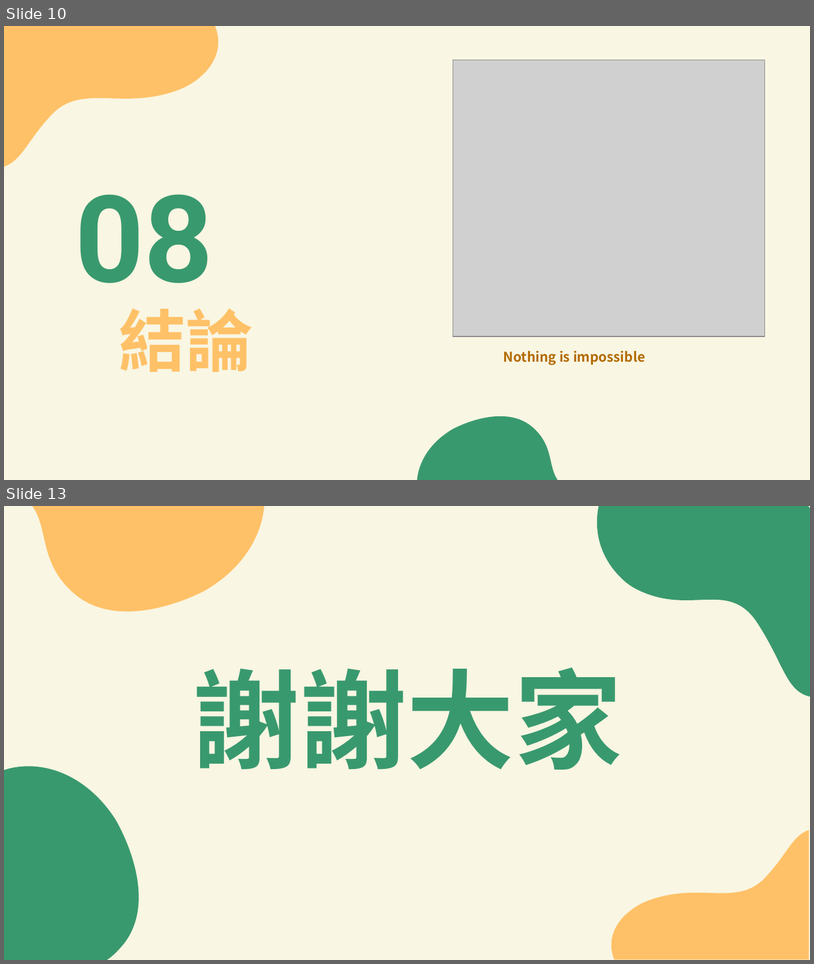
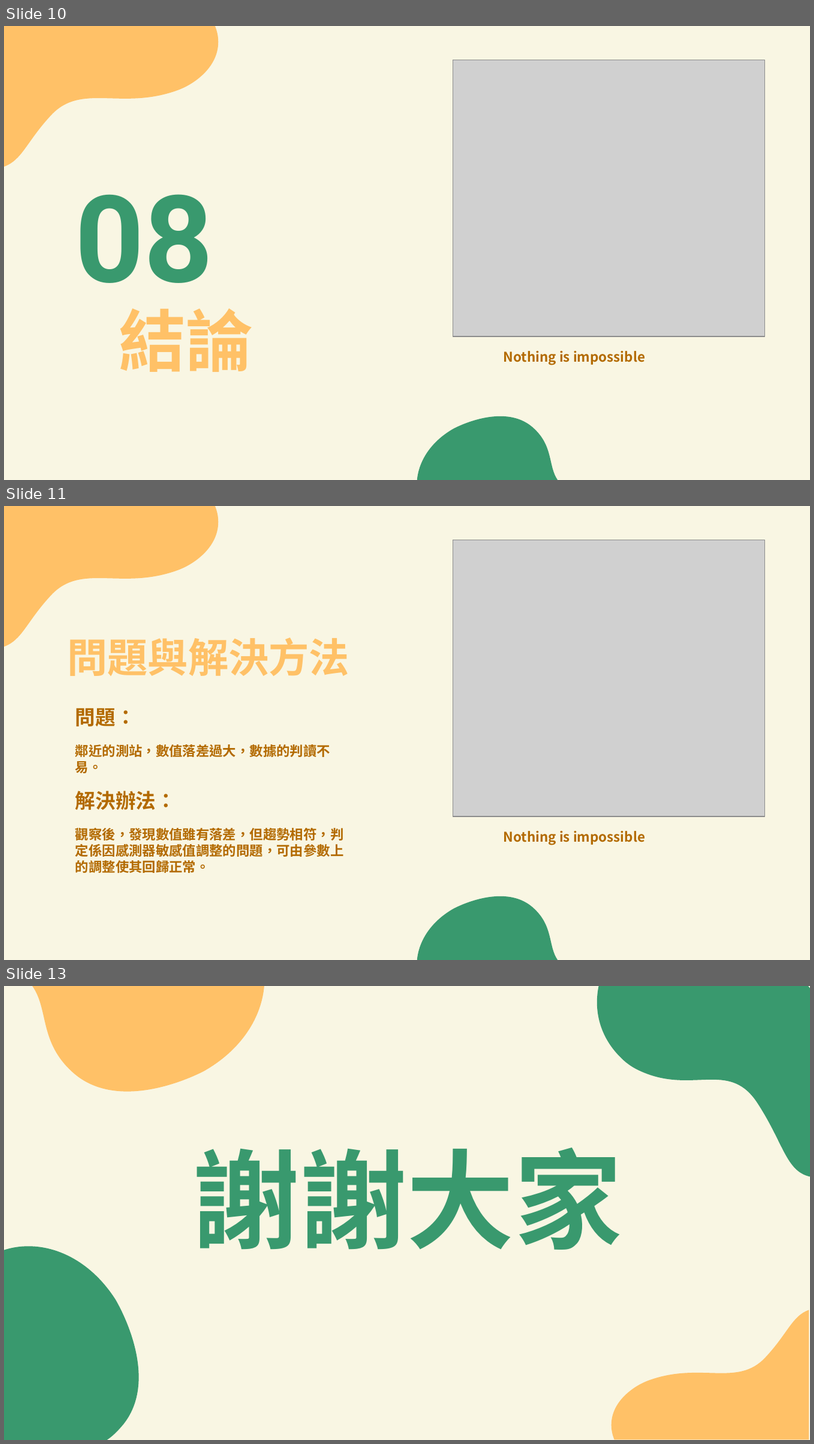
Before and after one commit to Liu-Pei-Hsuan/Team3, a slide deck: 專題簡報/Yi.pptx. Shown one above the other, each under a label of ours: slides 10 and 13 before the commit, slides 10, 11 and 13 after it; the slides between them are not shown. The pictures are 814x964 and 814x1444 pixels, drawn with LibreOffice and Linux fonts; fonts in the diff are those of the drawing; grey boxes stand for pictures. Boxes give left, top, right and bottom in pixels: in the first picture for what was removed or moved away, otherwise in the second. Text is boxed around its words. In the diff, an @@ line names an element or a change of style, - is before the commit and + after.

```diff
--- a/專題簡報/Yi.pptx
+++ b/專題簡報/Yi.pptx
@@ slide 11 added at (x1=4, y1=506, x2=810, y2=960), background #F9F6E3 @@
@@ freeform shape added at (x1=4, y1=506, x2=219, y2=646), fill #FFC167 @@
@@ picture added at (x1=453, y1=540, x2=765, y2=816) @@
@@ title added at (x1=68, y1=637, x2=350, y2=676), 36 pt, text #FFC167, bold @@
+問題與解決方法
@@ text added at (x1=75, y1=708, x2=344, y2=873), 12 pt, text #B36A00, bold @@
+問題：
+鄰近的測站，數值落差過大，數據的判讀不易。
+解決辦法：
+觀察後，發現數值雖有落差，但趨勢相符，判定係因感測器敏感值調整的問題，可由參數上的調整使其回歸正常。
@@ text added at (x1=504, y1=831, x2=645, y2=845), 12 pt, text #B36A00, bold @@
+Nothing is impossible
@@ freeform shape added at (x1=417, y1=896, x2=558, y2=960), fill #39996E @@
```
Also in this commit, not shown: 1 slide changed, 1 slide removed, 2 other files.
